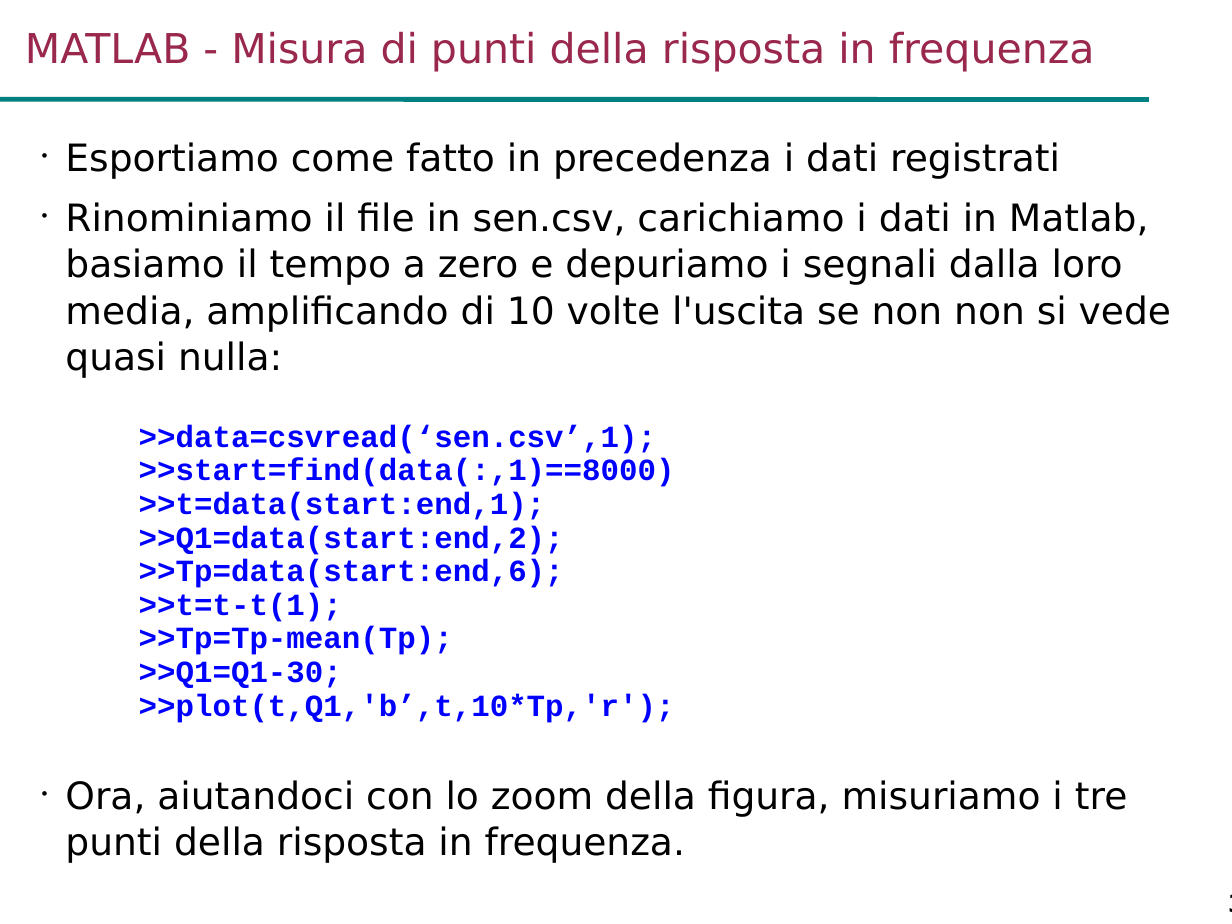
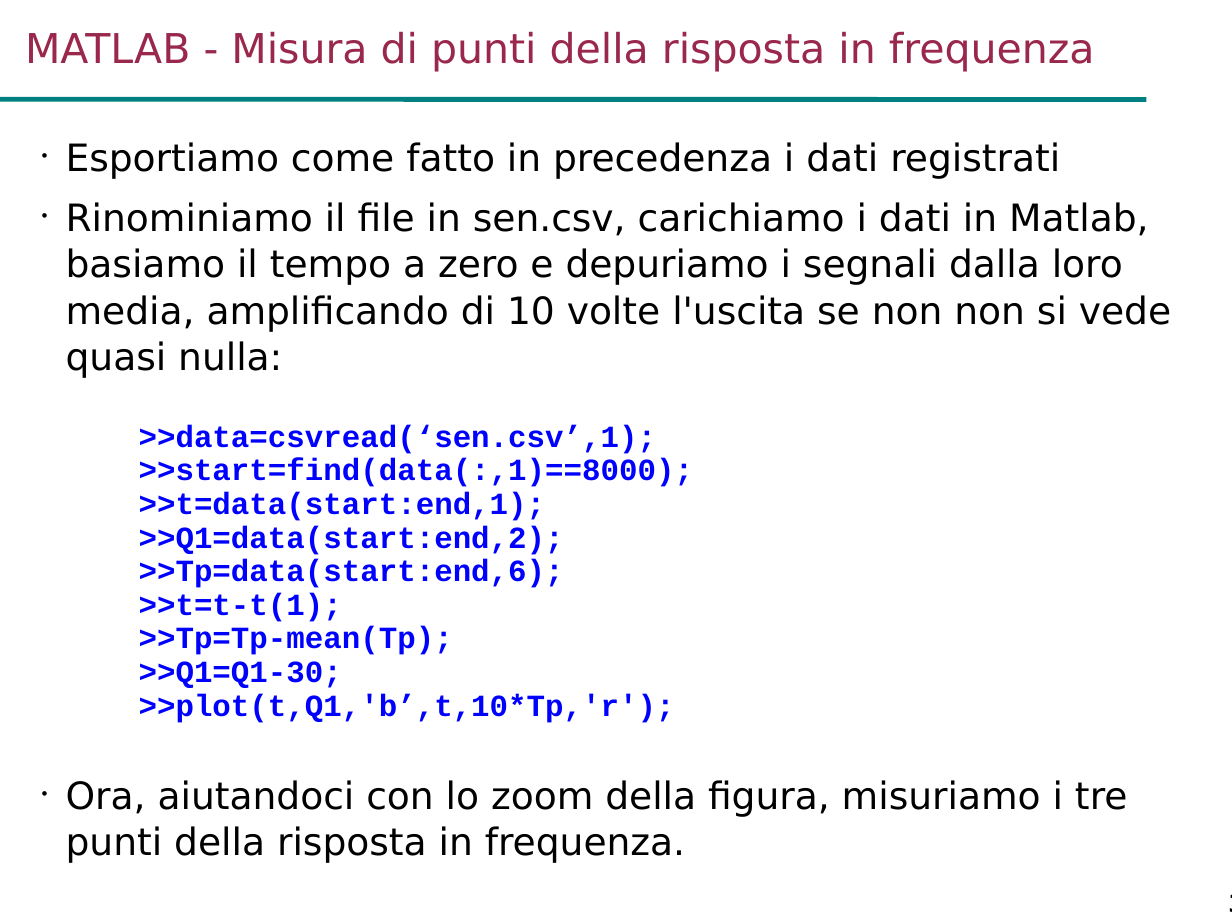
Before and after one commit to looms-polimi/FdA_Lab, a slide deck: slide 39 of FdA_courseware/FdA_Lab1.ppt. Drawn at 1232x924 pixels with LibreOffice and Linux fonts; fonts in the diff are those of the drawing; background and template pictures are left out. Boxes give left, top, right and bottom in pixels: in the first picture for what was removed or moved away, otherwise in the second. Text is boxed around its words. In the diff, an @@ line names an element or a change of style, - is before the commit and + after.

```diff
--- a/FdA_courseware/FdA_Lab1.ppt
+++ b/FdA_courseware/FdA_Lab1.ppt
@@ text at (139, 425, 693, 723): text changed @@
-      >>data=csvread(‘sen.csv’,1);
-      >>start=find(data(:,1)==8000)
-      >>t=data(start:end,1);
-      >>Q1=data(start:end,2);
-      >>Tp=data(start:end,6);
-      >>t=t-t(1);
-      >>Tp=Tp-mean(Tp);
-      >>Q1=Q1-30;
-      >>plot(t,Q1,'b’,t,10*Tp,'r');
+      >>data=csvread(‘sen.csv’,1);
+      >>start=find(data(:,1)==8000);
+      >>t=data(start:end,1);
+      >>Q1=data(start:end,2);
+      >>Tp=data(start:end,6);
+      >>t=t-t(1);
+      >>Tp=Tp-mean(Tp);
+      >>Q1=Q1-30;
+      >>plot(t,Q1,'b’,t,10*Tp,'r');
```
Also in this commit, not shown: 16 other slides changed, 1 other file.
